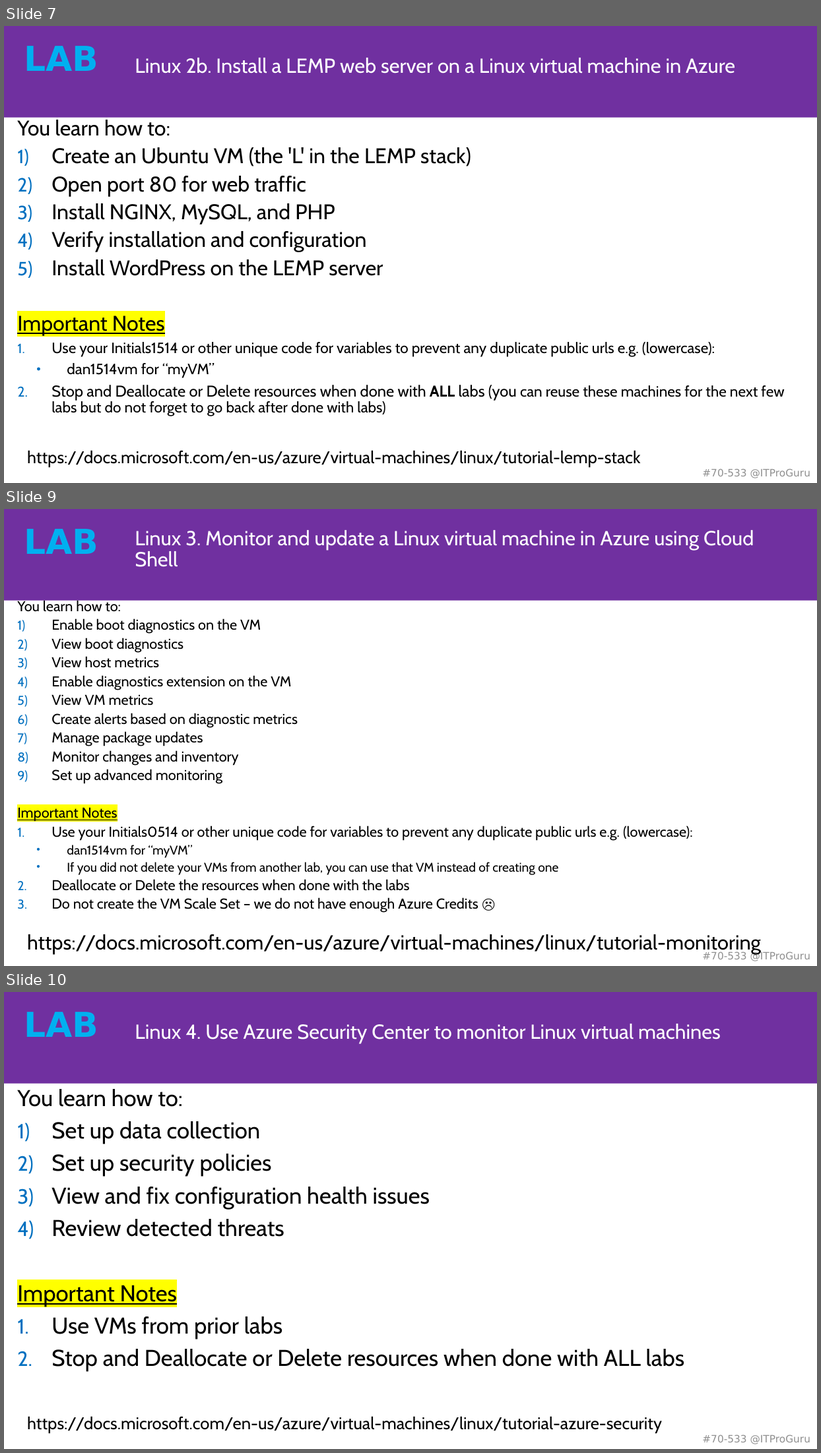
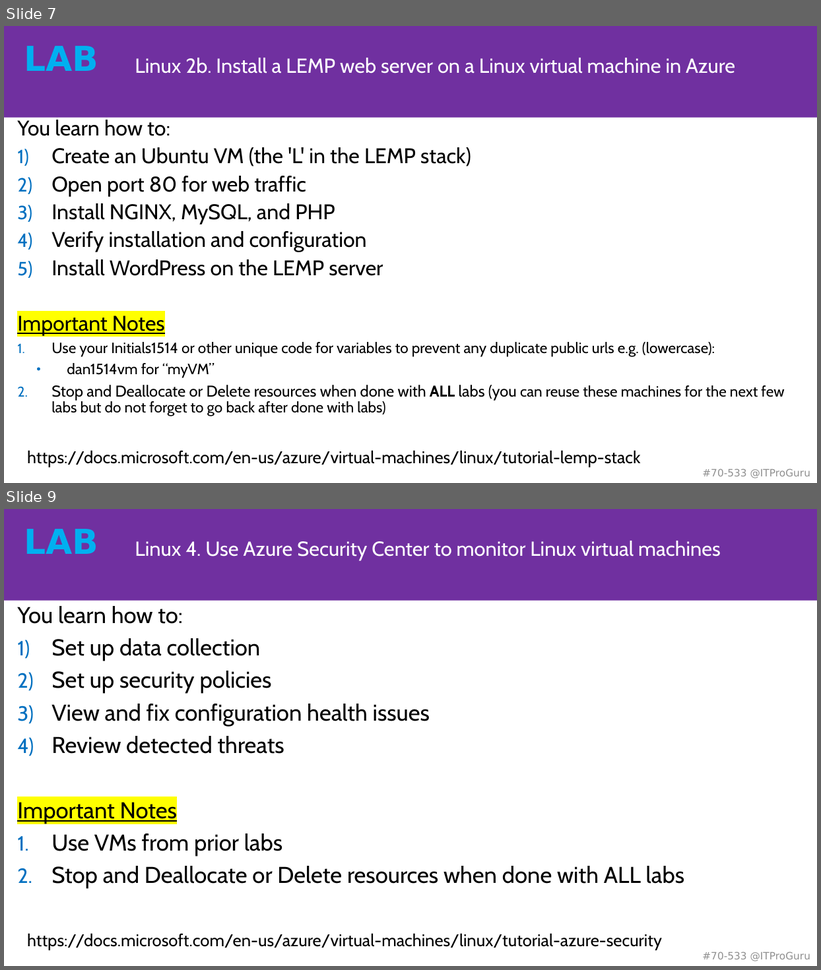
Before and after one commit to guruskill/70-535, a slide deck: Labs/70-535-00-Labs.pptx. Shown one above the other, each under a label of ours: slides 7, 9 and 10 before the commit, slides 7 and 9 after it; the slides between them are not shown. The pictures are 821x1453 and 821x970 pixels, drawn with LibreOffice and Linux fonts; fonts in the diff are those of the drawing. Boxes give left, top, right and bottom in pixels: in the first picture for what was removed or moved away, otherwise in the second. Text is boxed around its words. In the diff, an @@ line names an element or a change of style, - is before the commit and + after.

Commit message:
Update labs

```diff
--- a/Labs/70-535-00-Labs.pptx
+++ b/Labs/70-535-00-Labs.pptx
@@ slide 9 removed at (4, 509, 817, 966), background #FFFFFF; not listed: 4 template elements that a slide beside it also shows @@
@@ title removed at (135, 530, 754, 567) @@
-Linux 3. Monitor and update a Linux virtual machine in Azure using Cloud Shell
@@ text removed at (17, 599, 693, 913) @@
-You learn how to:
-1) Enable boot diagnostics on the VM
-2) View boot diagnostics
-3) View host metrics
-4) Enable diagnostics extension on the VM
-5) View VM metrics
-6) Create alerts based on diagnostic metrics
-7) Manage package updates
-8) Monitor changes and inventory
-9) Set up advanced monitoring
-Important Notes
-1. Use your Initials0514 or other unique code for variables to prevent any duplicate public urls e.g. (lowercase):
-  • dan1514vm for “myVM”
-  • If you did not delete your VMs from another lab, you can use that VM instead of creating one
-2. Deallocate or Delete the resources when done with the labs
-3. Do not create the VM Scale Set – we do not have enough Azure Credits ☹
@@ text removed at (27, 935, 761, 954) @@
-https://docs.microsoft.com/en-us/azure/virtual-machines/linux/tutorial-monitoring
@@ what was slide 10 is now slide 9 @@
```
Also in this commit, not shown: 5 slides changed, 1 other slide removed, 4 other files.
